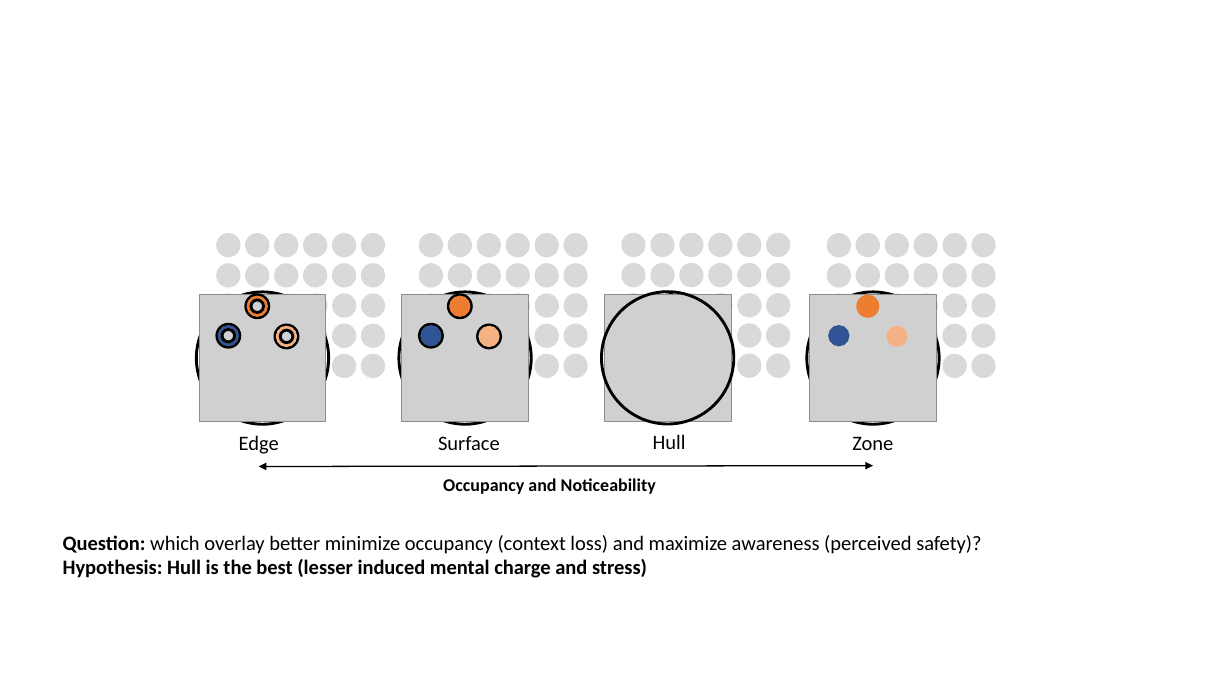
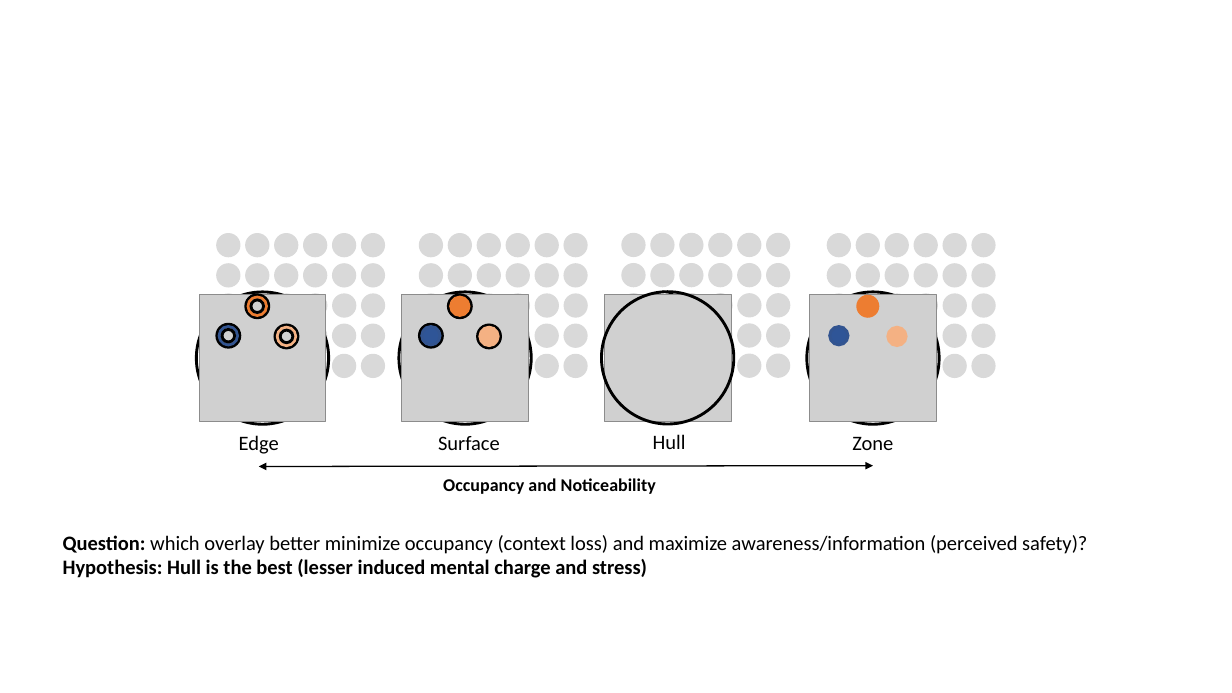
Before and after one commit to maximedaniel/ExpandDialSticks, a slide deck: slide 1 of study2.pptx. Drawn at 1232x693 pixels with LibreOffice and Linux fonts; fonts in the diff are those of the drawing; grey boxes stand for pictures. Boxes give left, top, right and bottom in pixels: in the first picture for what was removed or moved away, otherwise in the second. Text is boxed around its words. In the diff, an @@ line names an element or a change of style, - is before the commit and + after.

```diff
--- a/study2.pptx
+++ b/study2.pptx
@@ text at [63,535,1087,554]: text changed @@
-Question: which overlay better minimize occupancy (context loss) and maximize awareness (perceived safety)?
+Question: which overlay better minimize occupancy (context loss) and maximize awareness/information (perceived safety)?
```
Also in this commit, not shown: 1 other slide changed, 1 slide added, 2 other files.
